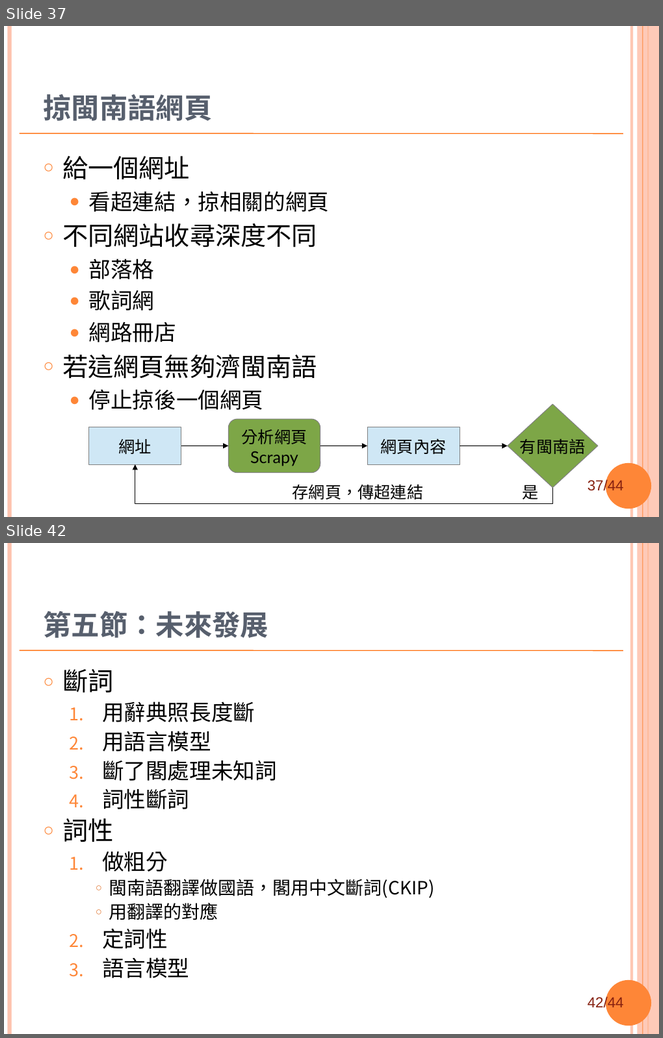
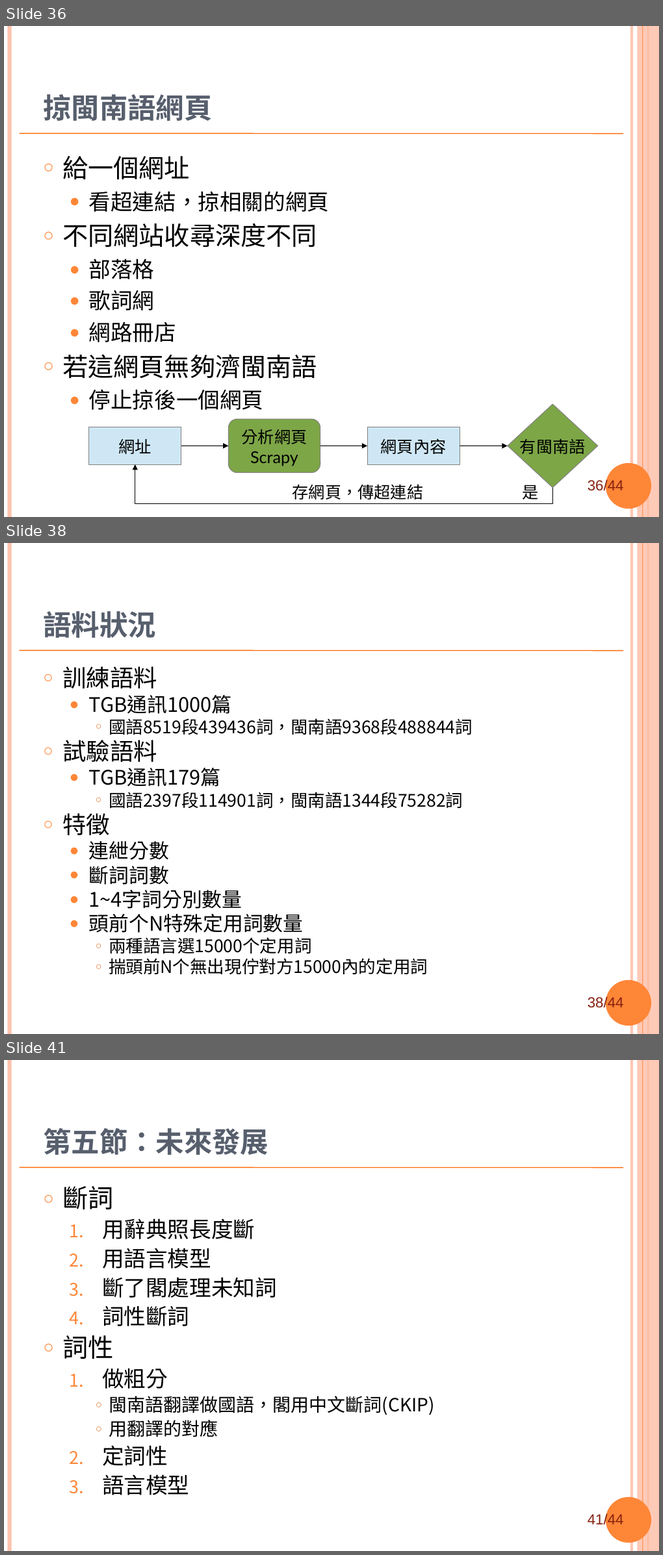
Before and after one commit to sih4sing5hong5/po3-ko3_tau5-iann2-phinn3, a slide deck: 翻譯報告.ppt. Shown one above the other, each under a label of ours: slides 37 and 42 before the commit, slides 36, 38 and 41 after it; the slides between them are not shown. The pictures are 663x1038 and 663x1555 pixels, drawn with LibreOffice and Linux fonts; fonts in the diff are those of the drawing; background and template pictures are left out. Boxes give left, top, right and bottom in pixels: in the first picture for what was removed or moved away, otherwise in the second. Text is boxed around its words. In the diff, an @@ line names an element or a change of style, - is before the commit and + after.

Commit message:
加言語分類的分數 丞宏

```diff
--- a/翻譯報告.ppt
+++ b/翻譯報告.ppt
@@ slide 38 added at (4, 543, 659, 1034), background #FFFFFF; not listed: 8 template elements that a slide beside it also shows @@
@@ title added at (43, 611, 156, 638), 31 pt, text #575F6D, bold @@
+語料狀況
@@ text added at (62, 667, 473, 975), 19 pt, text #000000 @@
+○ 訓練語料
+  ● TGB通訊1000篇
+    ○ 國語8519段439436詞，閩南語9368段488844詞
+○ 試驗語料
+  ● TGB通訊179篇
+    ○ 國語2397段114901詞，閩南語1344段75282詞
+○ 特徵
+  ● 連紲分數
+  ● 斷詞詞數
+  ● 1~4字詞分別數量
+  ● 頭前个N特殊定用詞數量
+    ○ 兩種語言選15000个定用詞
+    ○ 揣頭前N个無出現佇對方15000內的定用詞
@@ what was slide 37 is now slide 36 @@
@@ page number at (588, 479, 624, 494): text changed @@
-37/44
+36/44
@@ what was slide 42 is now slide 41 @@
@@ page number at (588, 1513, 624, 1528): text changed @@
-42/44
+41/44
```
Also in this commit, not shown: 6 slides changed, 1 other slide added, 3 slides removed.
